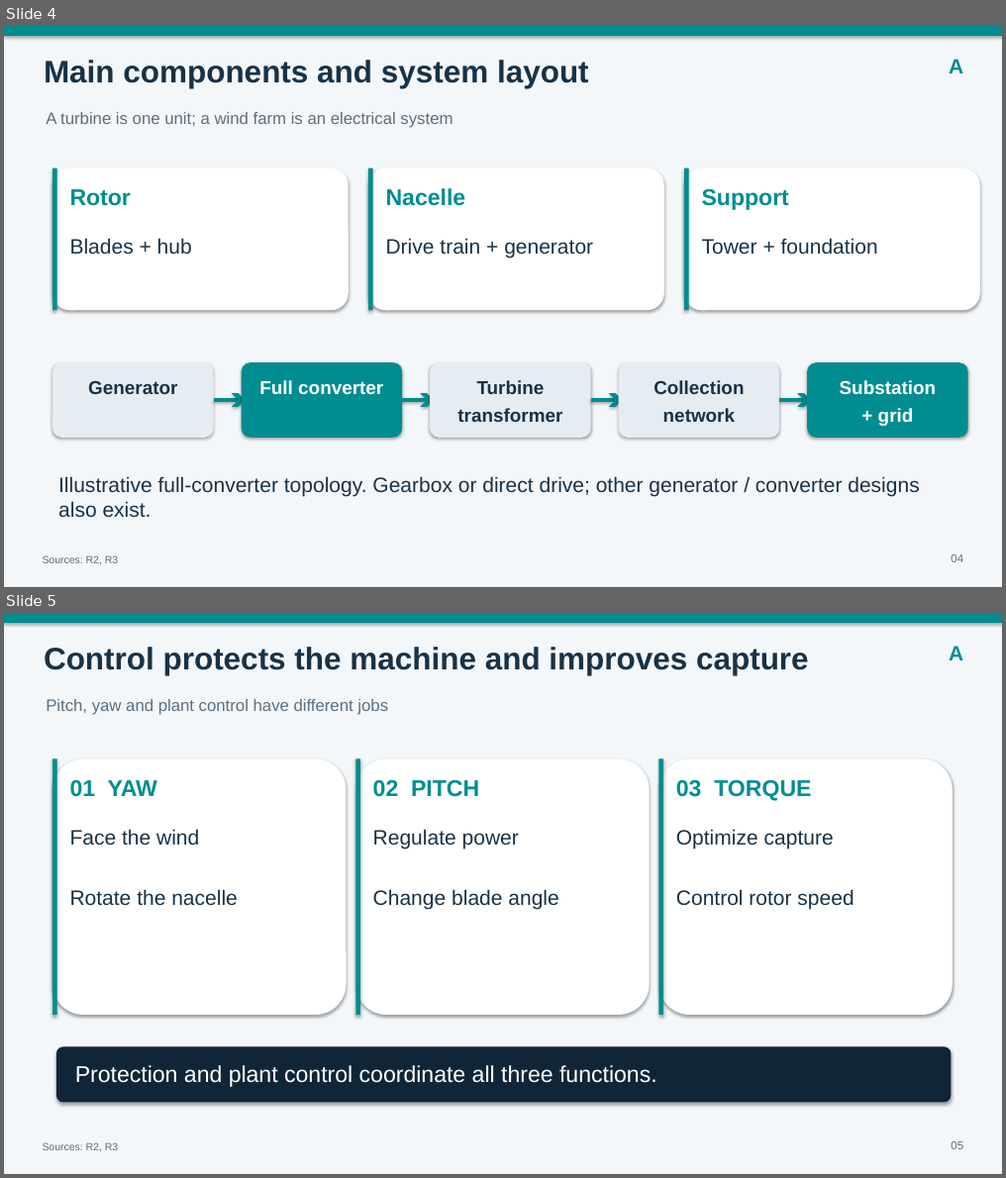
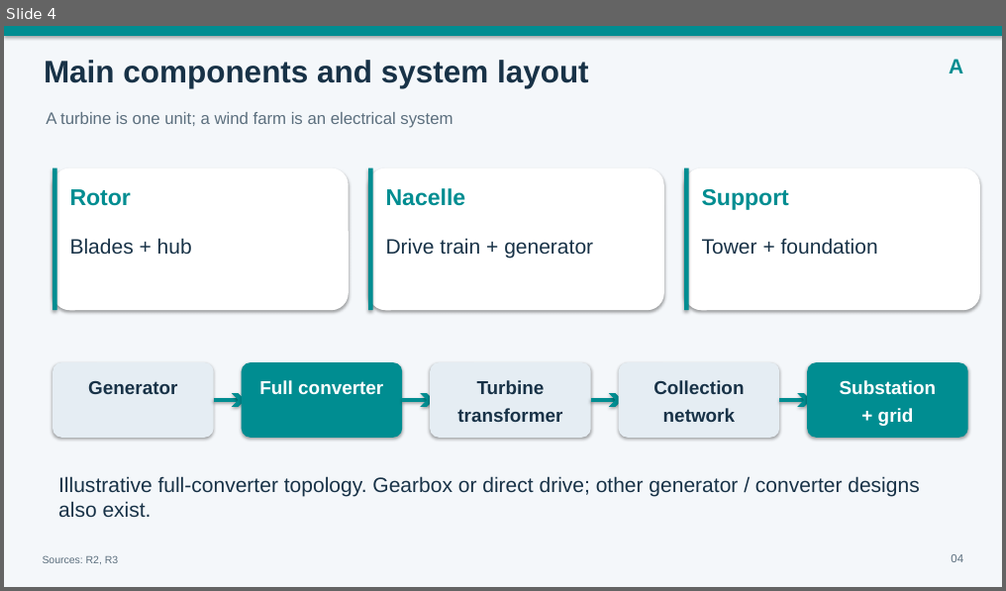
Before and after one commit to dhtlampa369-code/power, a slide deck: presentation/Wind_Power_Plant_20min.pptx. Shown one above the other, each under a label of ours: slides 4 and 5 before the commit, slide 4 after it. The pictures are 1006x1178 and 1006x591 pixels, drawn with LibreOffice and Linux fonts; fonts in the diff are those of the drawing. Boxes give left, top, right and bottom in pixels: in the first picture for what was removed or moved away, otherwise in the second. Text is boxed around its words. In the diff, an @@ line names an element or a change of style, - is before the commit and + after.

```diff
--- a/presentation/Wind_Power_Plant_20min.pptx
+++ b/presentation/Wind_Power_Plant_20min.pptx
@@ slide 5 removed at [4, 613, 1002, 1174], background #F4F7FA @@
@@ rectangle removed at [4, 613, 1002, 623] @@
@@ text removed at [44, 647, 809, 675] @@
-Control protects the machine and improves capture
@@ text removed at [948, 646, 963, 661] @@
-A
@@ text removed at [46, 699, 388, 715] @@
-Pitch, yaw and plant control have different jobs
@@ rounded rectangle removed at [53, 759, 347, 1015] @@
@@ rectangle removed at [53, 759, 57, 1015] @@
@@ rounded rectangle removed at [355, 759, 649, 1015] @@
@@ rectangle removed at [355, 759, 360, 1015] @@
@@ rounded rectangle removed at [659, 759, 952, 1015] @@
@@ rectangle removed at [659, 759, 663, 1015] @@
@@ text removed at [70, 780, 157, 797] @@
-01 YAW
@@ text removed at [373, 780, 479, 797] @@
-02 PITCH
@@ text removed at [676, 780, 811, 801] @@
-03 TORQUE
@@ text removed at [70, 829, 238, 906] @@
-Face the wind
-Rotate the nacelle
@@ text removed at [373, 829, 558, 909] @@
-Regulate power
-Change blade angle
@@ text removed at [676, 829, 853, 909] @@
-Optimize capture
-Control rotor speed
@@ rounded rectangle removed at [56, 1048, 951, 1103] @@
@@ text removed at [75, 1065, 657, 1087] @@
-Protection and plant control coordinate all three functions.
@@ text removed at [43, 1143, 118, 1152] @@
-Sources: R2, R3
@@ text removed at [950, 1142, 963, 1150] @@
-05
```
Also in this commit, not shown: 4 slides changed, 1 slide added, 2 other files.
